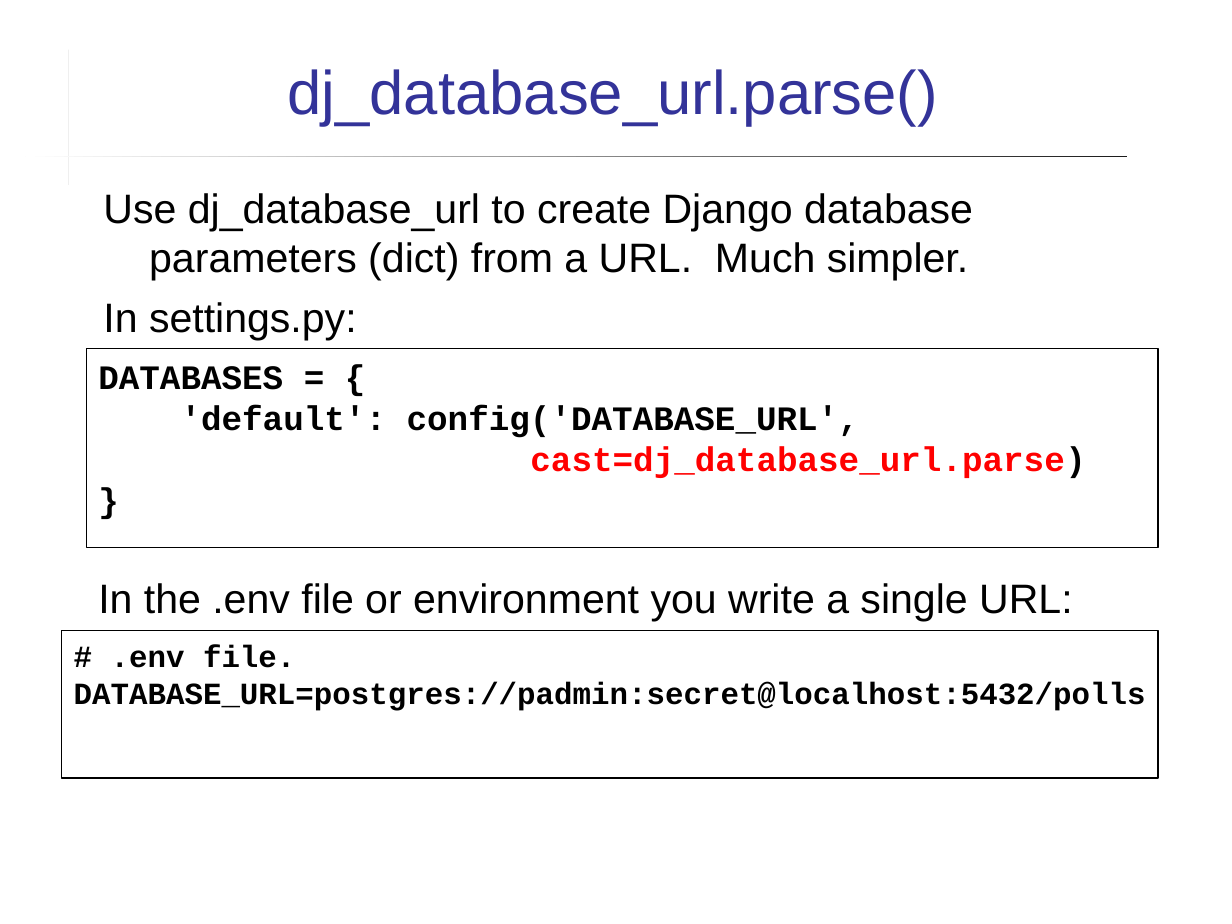
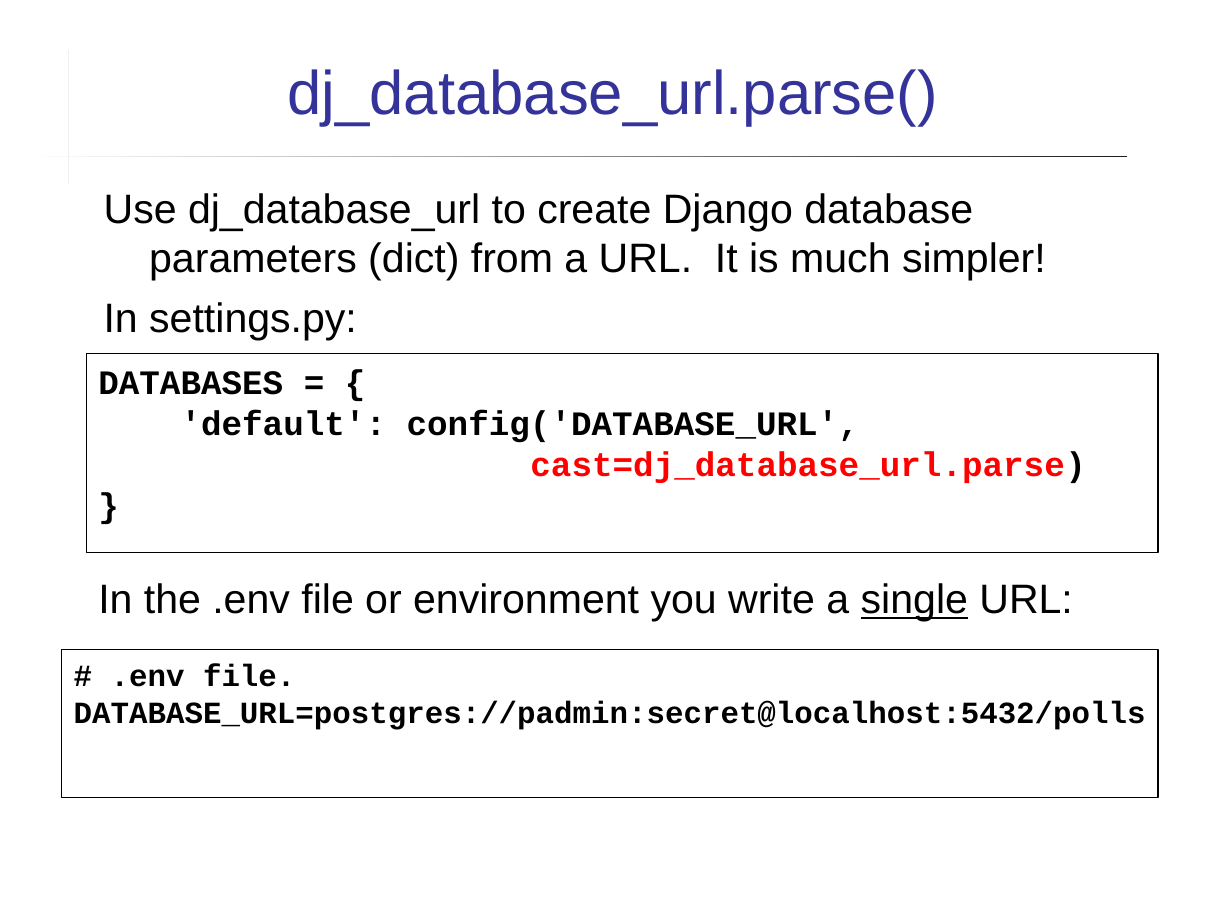
Before and after one commit to cpske/ISP, a slide deck: slide 15 of refactoring/Separate-config-from-code.ppt (slide 13 before the commit). Drawn at 1232x924 pixels with LibreOffice and Linux fonts; fonts in the diff are those of the drawing. Boxes give left, top, right and bottom in pixels: in the first picture for what was removed or moved away, otherwise in the second. Text is boxed around its words. In the diff, an @@ line names an element or a change of style, - is before the commit and + after.

Commit message:
add description of django dumpdata, improve wording in slides

```diff
--- a/refactoring/Separate-config-from-code.ppt
+++ b/refactoring/Separate-config-from-code.ppt
@@ text at (104,193,1046,281): text changed @@
-Use dj_database_url to create Django database parameters (dict) from a URL. Much simpler.
+Use dj_database_url to create Django database parameters (dict) from a URL. It is much simpler!
@@ rectangle "DATABASES = {": place and size @@
-rectangle "DATABASES = {" at (86,349,1158,547)
+rectangle "DATABASES = {" at (86,354,1158,552)
@@ text "In the .env file or ..." at (98,583,1073,622): underline on in "single" @@
@@ rectangle "# .env file.": place and size @@
-rectangle "# .env file." at (62,631,1158,779)
+rectangle "# .env file." at (62,649,1158,797)
```
Also in this commit, not shown: 7 other slides changed, 2 slides added, 6 other files.
